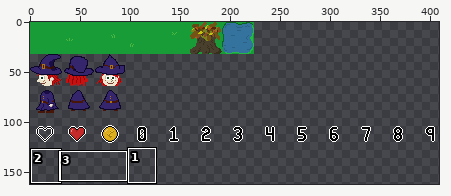
Sprite sheet -- src/img/tiles.png. The picture above shows the old version from afar; the outline marks the close-up.
Close-up. Before the edit:
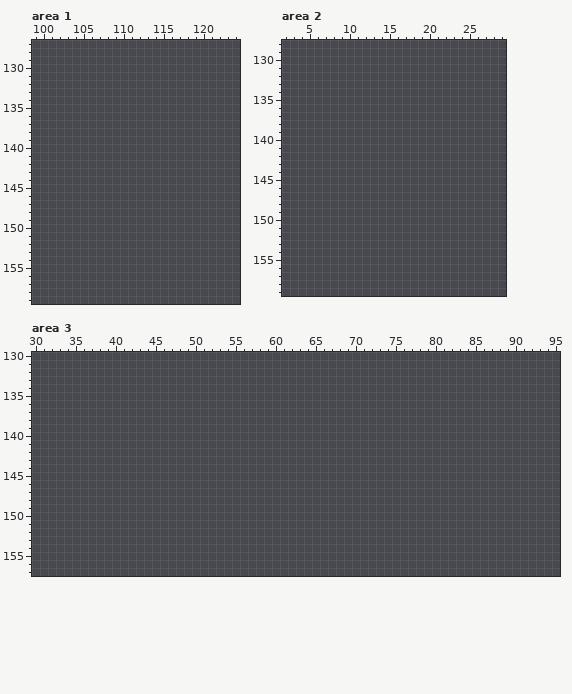
The file is 512x512 pixels. Shown: area 1: x 99..124, y 127..159; area 2: x 2..29, y 128..159; area 3: x 30..95, y 130..157. The wide view leaves out empty margins.
Palette (. is transparent): 
New version:
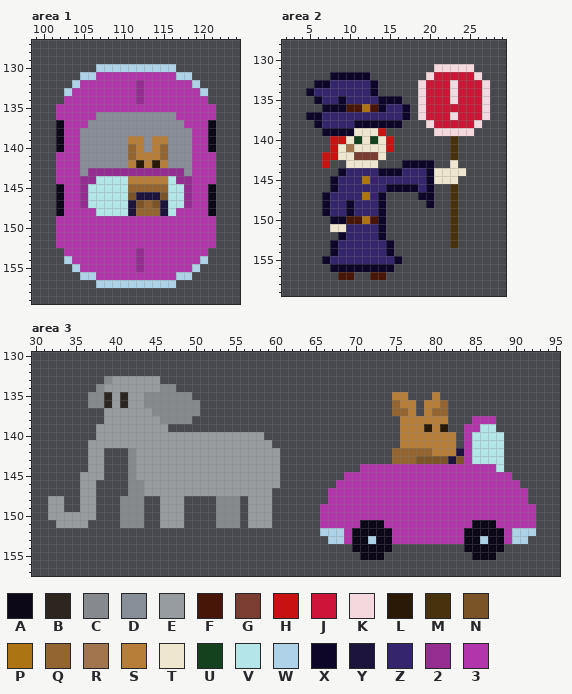
Colours new in this view: A #0d0817  B #2d261e  C #868a8e  D #878e98  E #979ca0  F #471609  G #793d32  H #c91111  J #cf1537  K #f3d8dd  L #291906  M #47320d  N #7a5427  P #ac7413  Q #936631  R #a2754e  S #b77e3a  T #efe6cf  U #15421e  V #b4e6e9  W #aed3e8  X #0d0629  Y #1d143e  Z #34256d  2 #952c8f  3 #b335ab
Diff:
Area 1:
y 130: x 107..116 .......... -> WWWWWWWWWW
y 131: x 105..118 .............. -> WW3333333333WW
y 132: x 104..119 ................ -> W33333332333333W
y 133: x 103..120 .................. -> W3333333323333333W
y 134: x 103..120 .................. -> 333333333233333333
y 135: x 102..121 .................... -> 33333333333333333333
y 136: x 102..121 .................... -> 33333DDDDDDDDDD33333
y 137: x 102..121 .................... -> A333DDDDDDDDDDDD333A
y 138: x 102..121 .................... -> A33DDDDDDDDDDDDDD33A
y 139: x 102..121 .................... -> A33DDDDDDSSDSSDDD33A
y 140: x 102..121 .................... -> A33DDDDDDQSDSQDDD33A
y 141: x 102..121 .................... -> 333DDDDDDQSSSQDDD333
y 142: x 102..121 .................... -> 333DDDDDDSLSLSDDD333
y 143: x 102..121 .................... -> 333D222222222222D333
y 144: x 102..121 .................... -> 33322VVVVSSSSSV22333
y 145: x 102..121 .................... -> A332VVVVVQQQQQVV233A
y 146: x 102..121 .................... -> A332VVVVVNYYYNVV233A
y 147: x 102..121 .................... -> A332VVVVVYNQNYVV233A
y 148: x 102..121 .................... -> A3333VVVVYQQQYV3333A
y 149..152: x 102..121 .................... -> 33333333333333333333
y 153: x 103..120 .................. -> 333333333233333333
y 154: x 103..120 .................. -> W3333333323333333W
y 155: x 104..119 ................ -> W33333332333333W
y 156: x 105..118 .............. -> WW3333333333WW
y 157: x 107..116 .......... -> WWWWWWWWWW
Area 2:
y 131: x 21..25 ..... -> KKKKK
y 132: x 8..12 ..... -> XXXXX; x 20..26 ....... -> KJJJJJK
y 133: x 6..13 ........ -> XXZZZZZX; x 19..27 ......... -> KJJJKJJJK
y 134: x 5..13 ......... -> XZZZZZZZX; x 19..27 ......... -> KJJJKJJJK
y 135: x 6..16 ........... -> XZZXZZZZXXX; x 19..27 ......... -> KJJJKJJJK
y 136: x 7..17 ........... -> XXXFFPFXZZX; x 19..27 ......... -> KJJJJJJJK
y 137: x 5..17 ............. -> XXZZZZZZZZZZX; x 19..27 ......... -> KJJJKJJJK
y 138: x 6..16 ........... -> XZZZZXXXXXX; x 20..26 ....... -> KJJJJJK
y 139: x 7..14 ........ -> XXXXTTTH; x 21..25 ..... -> KKKKK
y 140: x 8..15 ........ -> HHTUTUTH; x 23 . -> M
y 141: x 8..15 ........ -> HTRTTTTH; x 23 . -> M
y 142: x 7..14 ........ -> HHTTGGGT; x 23 . -> M
y 143: x 7 . -> H; x 10..13 .... -> TTTT; x 17..20 .... -> XXXX; x 23 . -> T
y 144: x 9..24 ................ -> XZZZZXXXZZZXTTTT
y 145: x 8..23 ................ -> XZZZPZZZZZZZXTTT
y 146: x 8..20 ............. -> XZZZZZZXXXXZX; x 23 . -> M
y 147: x 7..14 ........ -> XZZZZPZX; x 19..20 .. -> XX; x 23 . -> M
y 148: x 7..14 ........ -> XZZXZZZX; x 20 . -> X; x 23 . -> M
y 149: x 7..14 ........ -> XZZXZZZX; x 23 . -> M
y 150: x 8..14 ....... -> XXFFPFX; x 23 . -> M
y 151: x 8..14 ....... -> TTZZZZX; x 23 . -> M
y 152: x 9..14 ...... -> XZZZZX; x 23 . -> M
y 153: x 8..15 ........ -> XZZZZZZX; x 23 . -> M
y 154: x 8..15 ........ -> XZZZZZZX
y 155: x 7..16 .......... -> XZZZZZZZZX
y 156: x 8..15 ........ -> XXXXXXXX
y 157: x 9..10 .. -> FF; x 13..14 .. -> FF
Area 3:
y 133: x 39..45 ....... -> CEEEEEE
y 134: x 38..47 .......... -> CEEEEEEECC
y 135: x 37..49 ............. -> CCBEBEECCCCCC; x 75..76 .. -> SS; x 80 . -> S
y 136: x 37..50 .............. -> CCBEBEECCCCCCC; x 75..77 ... -> QSS; x 79..81 ... -> SSQ
y 137: x 39..50 ............ -> EEEEEECCCCCC; x 75..77 ... -> QQS; x 79..81 ... -> SQQ
y 138: x 39..49 ........... -> EEEEEEECCCC; x 76..81 ...... -> SSSSSS; x 85..87 ... -> 333
y 139: x 38..46 ......... -> EEEEEEEEE; x 76..81 ...... -> SSSLSL; x 84..87 .... -> 33VV
y 140: x 38..58 ..................... -> EEEEEEEEEEEEEEEEEEEEE; x 76..82 ....... -> SSSSSSS; x 84..88 ..... -> 3VVVV
y 141: x 37..59 ....................... -> EEEEEEEEEEEEEEEEEEEEEEE; x 76..82 ....... -> SSSSSSS; x 84..88 ..... -> 3VVVV
y 142: x 37..38 .. -> EE; x 42..60 ................... -> CEEEEEEEEEEEEEEEEEE; x 75..88 .............. -> QQQQQSSSY3VVVV
y 143: x 37..38 .. -> EE; x 42..60 ................... -> CEEEEEEEEEEEEEEEEEE; x 75..88 .............. -> QQQNNNNYN3VVVV
y 144: x 37..38 .. -> EE; x 42..60 ................... -> CEEEEEEEEEEEEEEEEEE; x 71..88 .................. -> 33333333333333333V
y 145: x 36..38 ... -> EEE; x 42..60 ................... -> CEEEEEEEEEEEEEEEEEE; x 69..89 ..................... -> 333333333333333333333
y 146: x 36..37 .. -> EE; x 42..60 ................... -> CCEEEEEEEEEEEEEEEEE; x 68..90 ....................... -> 33333333333333333333333
y 147: x 36..37 .. -> EE; x 42..59 .................. -> CCEEEEEEEEEEEEEEEE; x 67..91 ......................... -> 3333333333333333333333333
y 148: x 32..33 .. -> EE; x 36..37 .. -> EE; x 41..43 ... -> CCC; x 46..48 ... -> EEE; x 53..55 ... -> CCC; x 57..59 ... -> EEE; x 67..91 ......................... -> 3333333333333333333333333
y 149: x 32..33 .. -> EE; x 36..37 .. -> EE; x 41..43 ... -> CCC; x 46..48 ... -> EEE; x 53..55 ... -> CCC; x 57..59 ... -> EEE; x 66..92 ........................... -> 333333333333333333333333333
y 150: x 32..37 ...... -> EEEEEE; x 41..43 ... -> CCC; x 46..48 ... -> EEE; x 53..55 ... -> CCC; x 57..59 ... -> EEE; x 66..92 ........................... -> 333333333333333333333333333
y 151: x 33..36 .... -> EEEE; x 41..43 ... -> CCC; x 46..48 ... -> EEE; x 53..55 ... -> CCC; x 57..59 ... -> EEE; x 66..92 ........................... -> 33333AAA33333333333AAA33333
y 152: x 66..92 ........................... -> WWW3AAAAA333333333AAAAA3WWW
y 153: x 67..91 ......................... -> WW3AAWAA333333333AAWAA3WW
y 154: x 70..74 ..... -> AAAAA; x 84..88 ..... -> AAAAA
y 155: x 71..73 ... -> AAA; x 85..87 ... -> AAA
Changed places in both close-ups, as pixel boxes (x1, y1, x2, y2):
added: (56, 64, 216, 288)
added: (306, 64, 490, 280)
added: (48, 376, 280, 528)
added: (320, 392, 536, 560)
